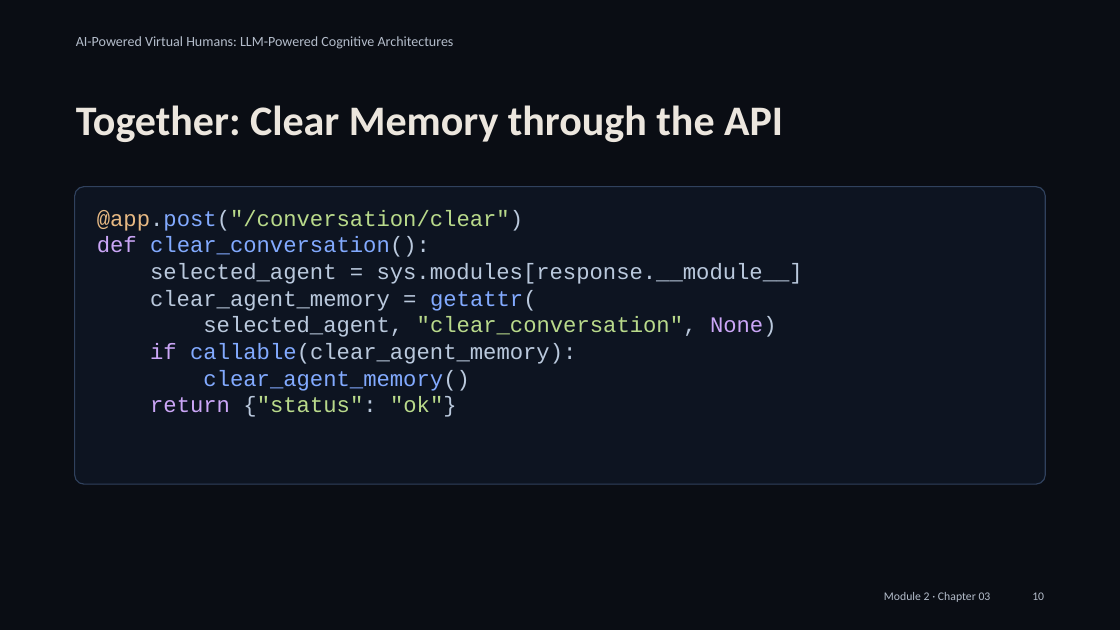
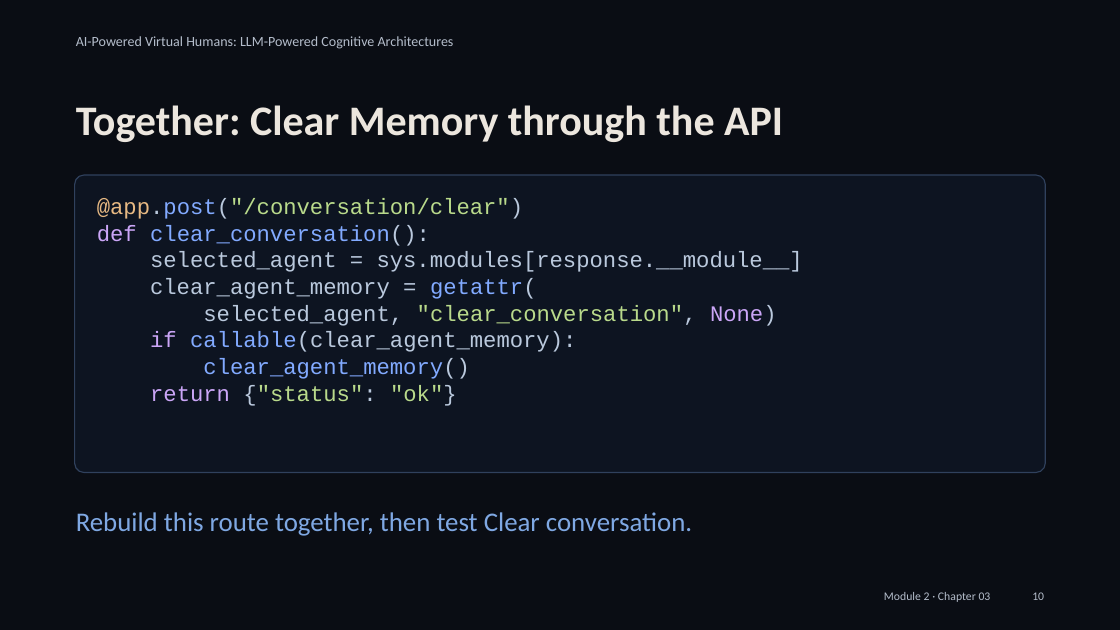
Before and after one commit to alessandropec/virtual-humans-cognitive-architectures, a slide deck: slide 10 of virtual_human_course/Module_2/Chapter_03/Slides/Module_2_Chapter_03_Integration_with_the_Virtual_Human.pptx. Drawn at 1120x630 pixels with LibreOffice and Linux fonts; fonts in the diff are those of the drawing. Boxes give left, top, right and bottom in pixels: in the first picture for what was removed or moved away, otherwise in the second. Text is boxed around its words. In the diff, an @@ line names an element or a change of style, - is before the commit and + after.

Commit message:
Align course prompts, memory exercises and slides for Module 2 lesson

```diff
--- a/virtual_human_course/Module_2/Chapter_03/Slides/Module_2_Chapter_03_Integration_with_the_Virtual_Human.pptx
+++ b/virtual_human_course/Module_2/Chapter_03/Slides/Module_2_Chapter_03_Integration_with_the_Virtual_Human.pptx
@@ rounded rectangle moved from (x1=75, y1=187, x2=1046, y2=485) to (x1=75, y1=175, x2=1046, y2=473) @@
@@ text "@app.post("/conversation/clear")" moved from (x1=97, y1=210, x2=803, y2=417) to (x1=97, y1=198, x2=803, y2=406) @@
@@ text added at (x1=76, y1=512, x2=692, y2=536), 17.2 pt, text #7FA8E3 @@
+Rebuild this route together, then test Clear conversation.
```
Also in this commit, not shown: 4 other slides changed, 17 other files.
